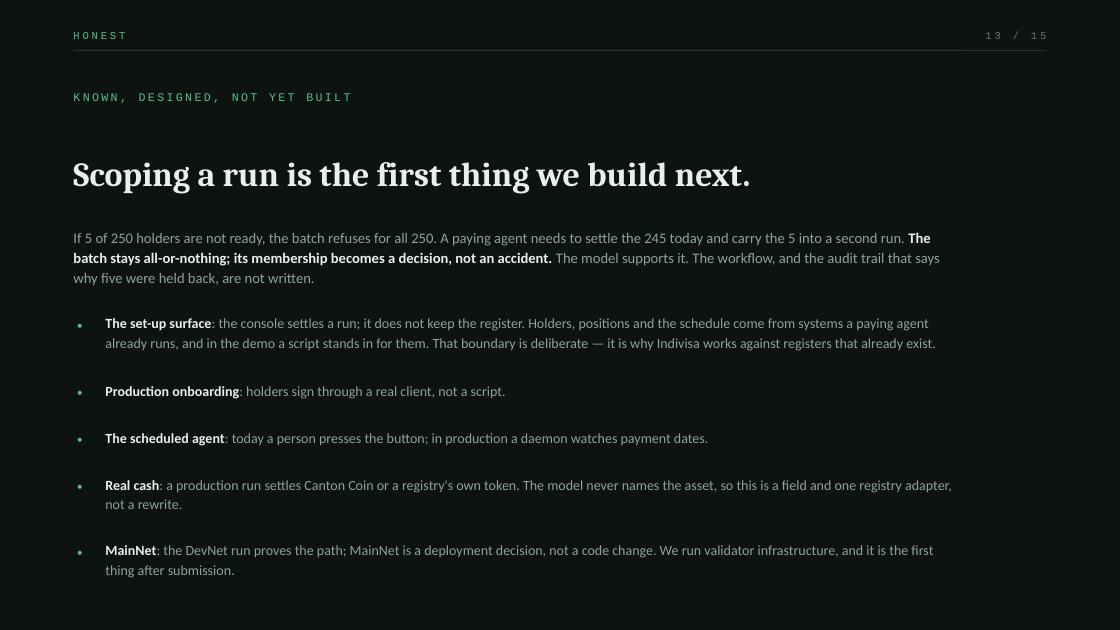
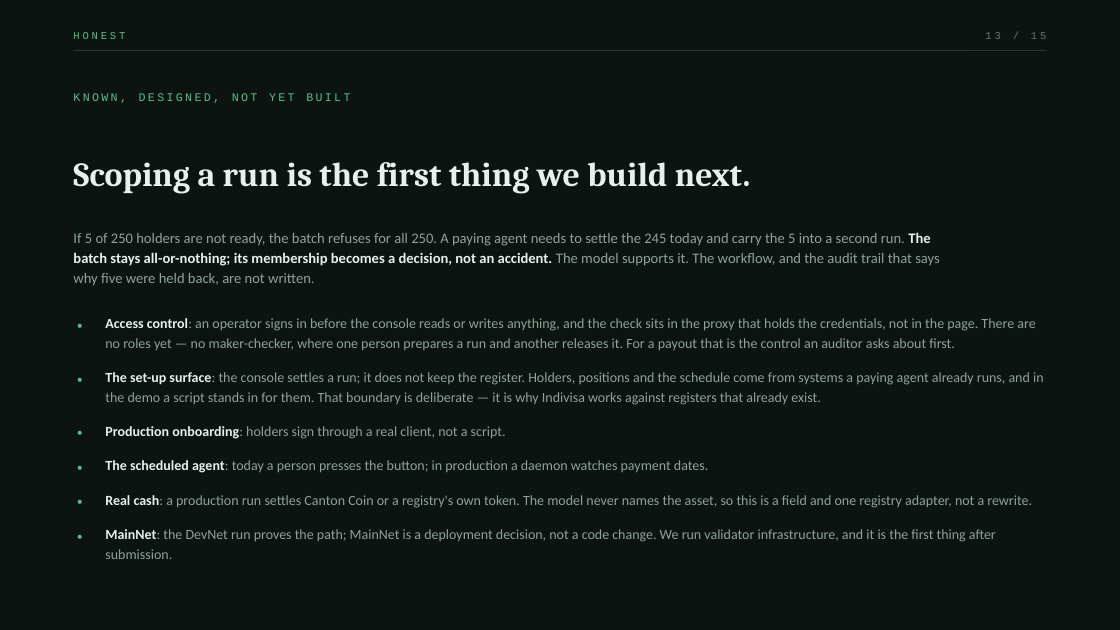
Before and after one commit to Chain-Experts/Indivisa, a slide deck: slide 13 of docs/Indivisa-pitch.pptx. Drawn at 1120x630 pixels with LibreOffice and Linux fonts; fonts in the diff are those of the drawing. Boxes give left, top, right and bottom in pixels: in the first picture for what was removed or moved away, otherwise in the second. Text is boxed around its words. In the diff, an @@ line names an element or a change of style, - is before the commit and + after.

```diff
--- a/docs/Indivisa-pitch.pptx
+++ b/docs/Indivisa-pitch.pptx
@@ text added at bbox=[105, 318, 1035, 350], 12 pt, text #8FA398 @@
+Access control: an operator signs in before the console reads or writes anything, and the check sits in the proxy that holds the credentials, not in the page. There are no roles yet — no maker-checker, where one person prepares a run and another releases it. For a payout that is the control an auditor asks about first.
@@ text "·": place and size @@
-text "·" at bbox=[77, 377, 103, 404]
+text "·" at bbox=[77, 364, 103, 391]
@@ text "The set-up surface: the console ..." rewrapped from bbox=[105, 318, 935, 351] to bbox=[105, 372, 1044, 405] @@
@@ text "·": place and size @@
-text "·" at bbox=[77, 424, 103, 451]
+text "·" at bbox=[77, 418, 103, 444]
@@ text "Production onboarding: holders sign through ...": place and size @@
-text "Production onboarding: holders sign through ..." at bbox=[105, 386, 506, 399]
+text "Production onboarding: holders sign through ..." at bbox=[105, 426, 506, 439]
@@ text added at bbox=[77, 452, 103, 479], 19 pt, text #58BE8A, bold @@
+·
@@ text "The scheduled agent: today a ...": place and size @@
-text "The scheduled agent: today a ..." at bbox=[105, 433, 708, 446]
+text "The scheduled agent: today a ..." at bbox=[105, 460, 708, 473]
@@ text "·": place and size @@
-text "·" at bbox=[77, 471, 103, 498]
+text "·" at bbox=[77, 486, 103, 513]
@@ text "Real cash: a production run ..." rewrapped from bbox=[105, 480, 952, 509] to bbox=[105, 495, 1032, 508] @@
@@ text "·": place and size @@
-text "·" at bbox=[77, 537, 103, 564]
+text "·" at bbox=[77, 521, 103, 548]
@@ text "MainNet: the DevNet run proves ..." rewrapped from bbox=[105, 545, 933, 578] to bbox=[105, 529, 996, 559] @@
```
Also in this commit, not shown: 7 other files.
